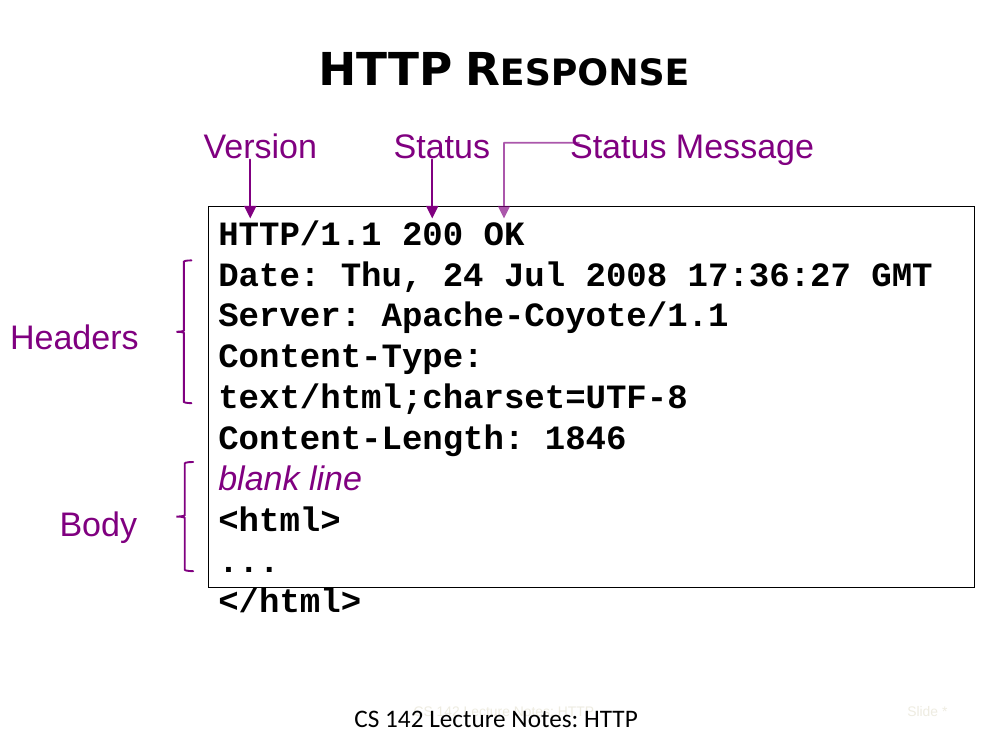
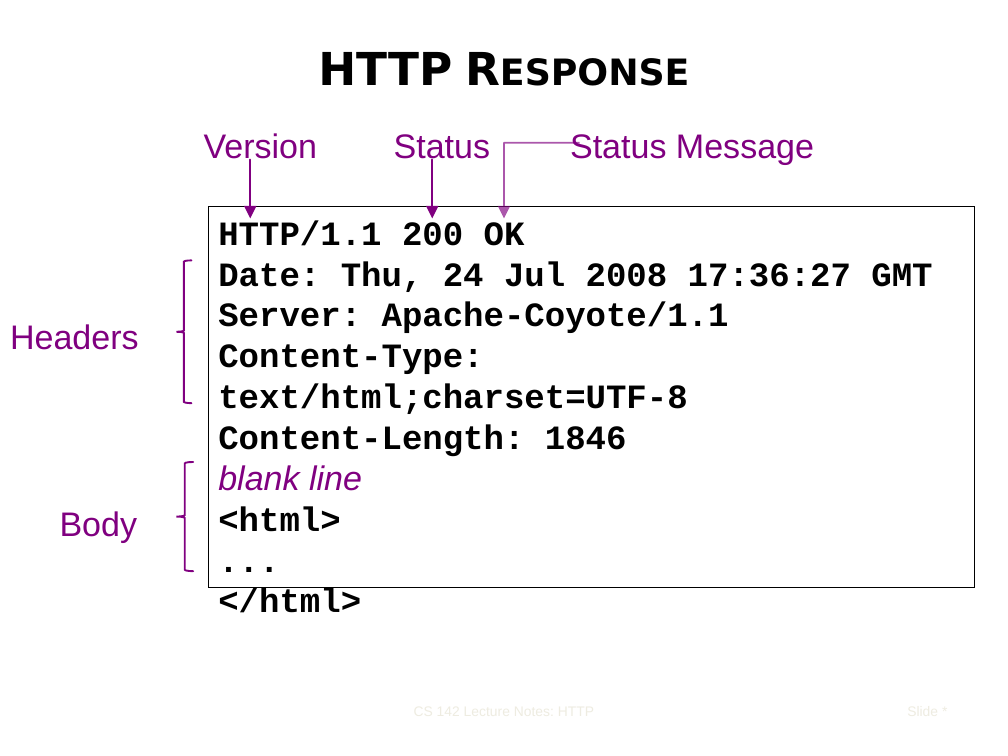
Before and after one commit to mahanare/cs-training, a slide deck: slide 15 of batch4/basics/data/careerscale Java training - Web.pptx. Drawn at 1008x756 pixels with LibreOffice and Linux fonts; fonts in the diff are those of the drawing; background and template pictures are left out. Boxes give left, top, right and bottom in pixels: in the first picture for what was removed or moved away, otherwise in the second. Text is boxed around its words. In the diff, an @@ line names an element or a change of style, - is before the commit and + after.

```diff
--- a/batch4/basics/data/careerscale Java training - Web.pptx
+++ b/batch4/basics/data/careerscale Java training - Web.pptx
@@ text removed at [354,710,638,728] @@
-CS 142 Lecture Notes: HTTP
```
Also in this commit, not shown: 1 other slide changed, 1 slide added.
